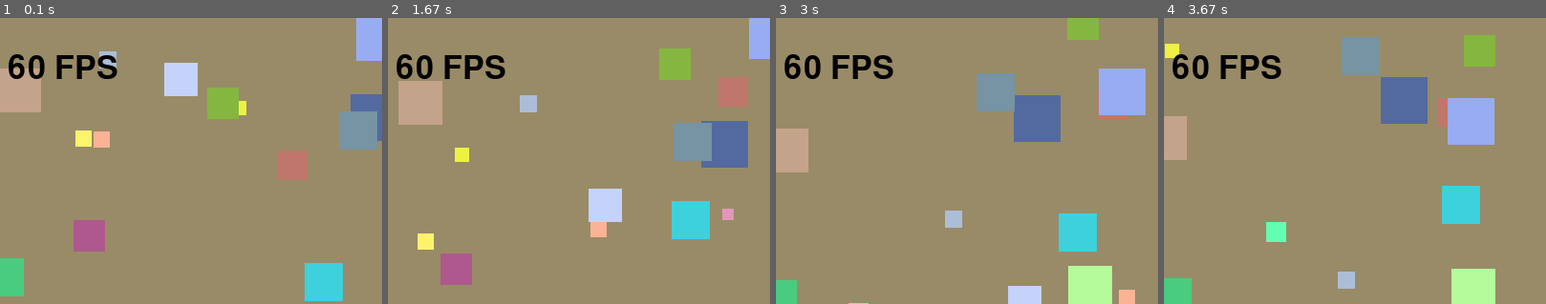
Above: before the commit, frames 1-4 (left to right).
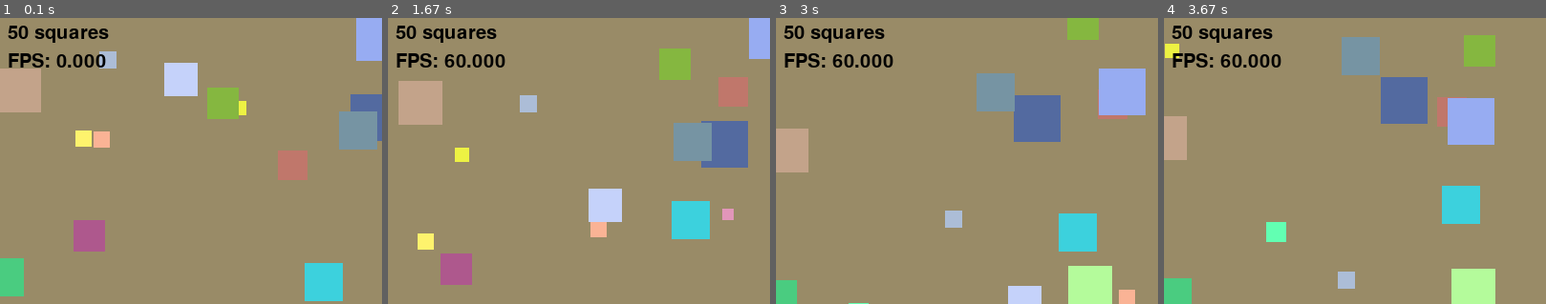
Above: after the commit, the same moments.

Repository: kevinotah/lab8-pygame
Game: pygame game, started from main.py
The game is run twice, just before and just after one commit, with the same random seed, the same clock (stepped at 60 frames per second) and the same inputs.
Inputs:
- Up to frame 1 (0.1 s): no input
- Up to frame 2 (1.67 s): no input
- Up to frame 3 (3 s): no input
- Up to frame 4 (3.67 s): no input
The pictures show only the part of the screen within x 5-55%, y 2-52%; the shares and areas given below are measured in that part.

The runs differ from the first frame. In frame 1, 1.9% of the frame differs, in the area x 2-31%, y 2-22%; in frame 2, 2.0%; in frame 3, 2.0%; in frame 4, 2.0%.

Commit message:
added actual fps surface

Diff:
--- a/main.py
+++ b/main.py
@@ -13,8 +13,7 @@
 
 DANGER_DISTANCE: float = 80
 
-font: pygame.font.Font = pygame.font.Font(None, 50)
-fps_surface: pygame.Surface = font.render(f"{FPS} FPS", True, 'Black')
+font: pygame.font.Font = pygame.font.Font(None, 30)
 
 MIN_SIZE: int = 10
 MAX_SIZE: int = 50
@@ -170,7 +169,11 @@
 
         squares = new_squares
 
-        screen.blit(fps_surface, (50, 50))
+        number_of_squares: pygame.Surface = font.render(f"{len(squares)} squares", True, 'Black')
+        screen.blit(number_of_squares, (50, 20))
+
+        actual_fps: pygame.Surface = font.render(f"FPS: {clock.get_fps():.3f}", True, 'Black')
+        screen.blit(actual_fps, (50, 50))
 
         pygame.display.flip()
 
